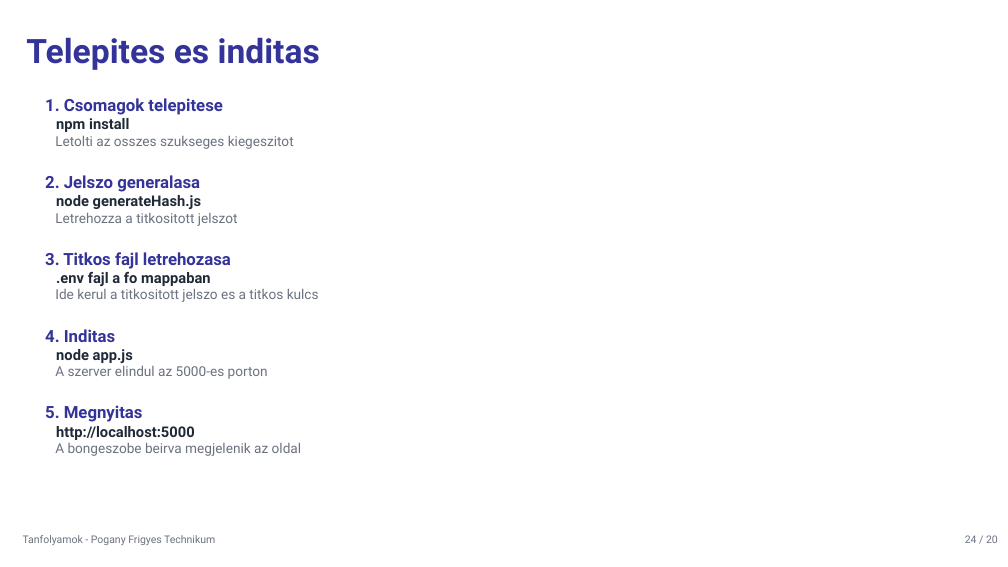
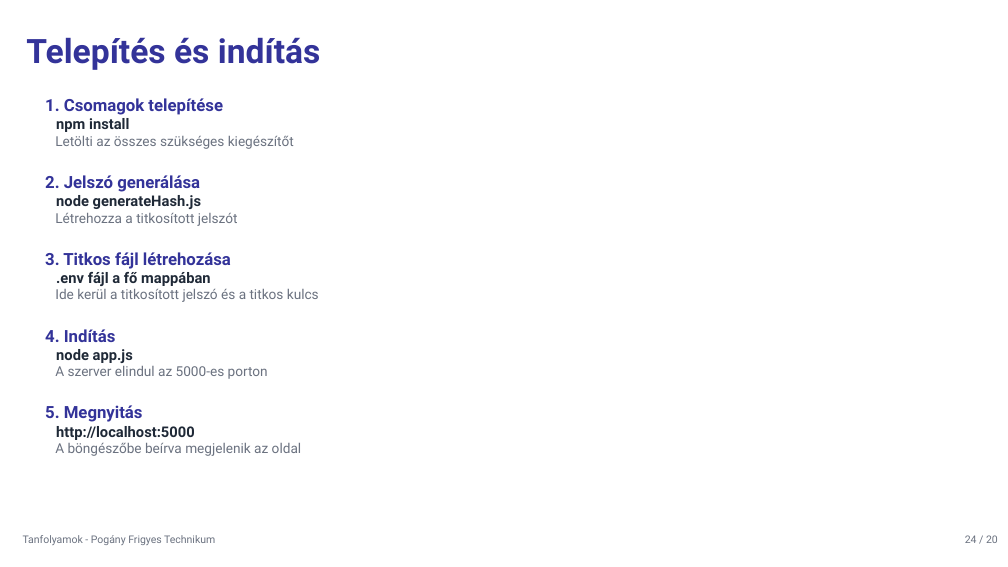
Before and after one commit to vargamatyas109-web/Tanfolyamok, a slide deck: slide 24 of Tanfolyamok_prezentacio.pptx. Drawn at 1008x567 pixels with LibreOffice and Linux fonts; fonts in the diff are those of the drawing. Boxes give left, top, right and bottom in pixels: in the first picture for what was removed or moved away, otherwise in the second. Text is boxed around its words. In the diff, an @@ line names an element or a change of style, - is before the commit and + after.

```diff
--- a/Tanfolyamok_prezentacio.pptx
+++ b/Tanfolyamok_prezentacio.pptx
@@ text at (26, 37, 320, 70): text changed @@
-Telepites es inditas
+Telepítés és indítás
@@ text at (45, 98, 223, 115): text changed @@
-1. Csomagok telepitese
+1. Csomagok telepítése
@@ text at (45, 136, 294, 192): text changed @@
-Letolti az osszes szukseges kiegeszitot
-2. Jelszo generalasa
+Letölti az összes szükséges kiegészítőt
+2. Jelszó generálása
@@ text at (45, 213, 319, 342): text changed @@
-Letrehozza a titkositott jelszot
-3. Titkos fajl letrehozasa
-.env fajl a fo mappaban
-Ide kerul a titkositott jelszo es a titkos kulcs
-4. Inditas
+Létrehozza a titkosított jelszót
+3. Titkos fájl létrehozása
+.env fájl a fő mappában
+Ide kerül a titkosított jelszó és a titkos kulcs
+4. Indítás
@@ text at (45, 405, 143, 422): text changed @@
-5. Megnyitas
+5. Megnyitás
@@ text at (55, 443, 301, 456): text changed @@
-A bongeszobe beirva megjelenik az oldal
+A böngészőbe beírva megjelenik az oldal
```
Also in this commit, not shown: 24 other slides changed, 10 other files.
